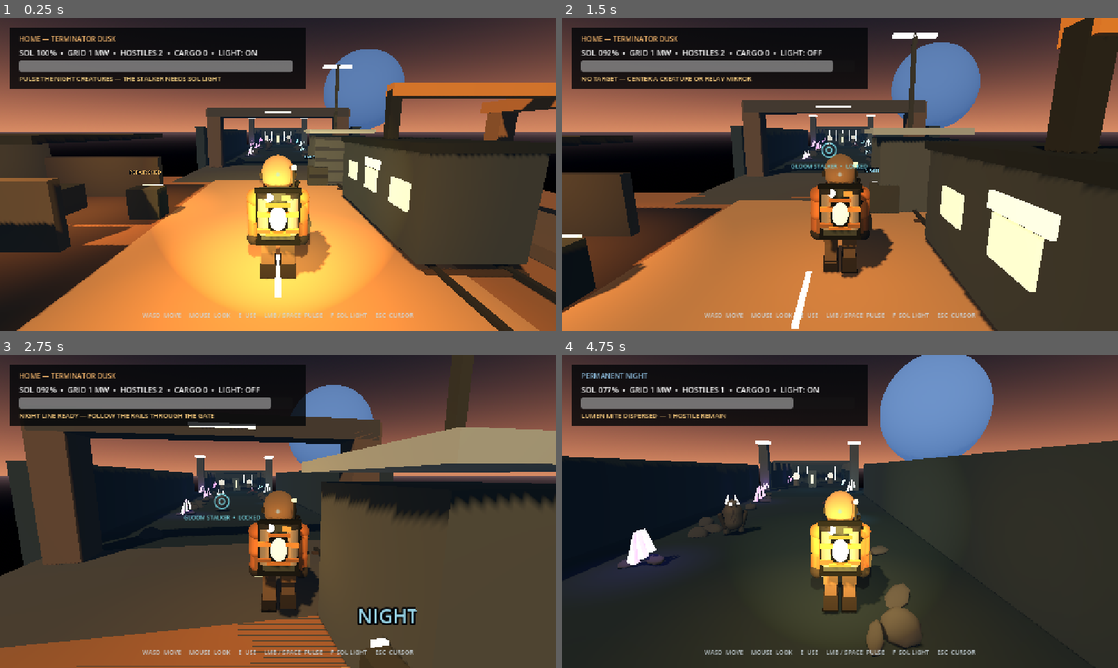
Above: before the commit, frames 1-4 (two rows, left to right).
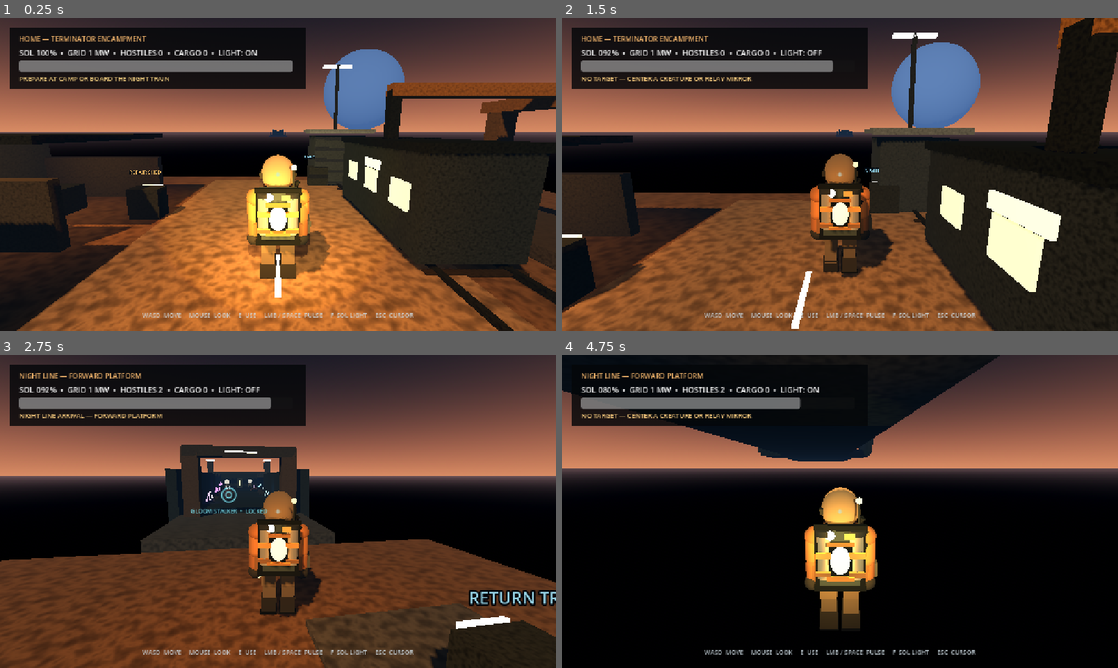
Above: after the commit, the same moments.

Repository: d-sparks/Lightkeeper
Game: Godot game, scene res://scenes/main.tscn
Two runs of this game, one before a commit and one after it. Both use one fixed random seed, a clock stepped at 60 frames per second and the inputs below.
Inputs (mouse positions are in pixels of both pictures, inside the frame that each line leads up to):
- Up to frame 1 (0.25 s): no input
- Up to frame 2 (1.5 s): tap Enter at 0.5 s; move the mouse to (867, 174) at 0.52 s; hold W from 0.53 s (still down); tap F at 0.6 s; click (867, 174) at 0.67 s; tap Space at 0.77 s; move the mouse to (812, 174) at 1.27 s; tap Q at 1.35 s
- Up to frame 3 (2.75 s): keep holding W; tap Space at 1.52 s; move the mouse to (289, 505) at 2.02 s; tap E at 2.1 s
- Up to frame 4 (4.75 s): keep holding W; move the mouse to (834, 517) at 2.77 s; tap F at 2.85 s; click (834, 517) at 2.92 s; tap Space at 3.02, 3.77, 4.52 s; move the mouse to (878, 514) at 3.52 s; tap Q at 3.6 s; move the mouse to (795, 508) at 4.27 s; tap E at 4.35 s

The runs differ from the first frame. In frame 1, 51% of the frame differs, in the area x 0-100%, y 5-100%; in frame 2, 46%; in frame 3, 49%; in frame 4, 74%, in the area x 0-100%, y 0-100%.

Commit message:
Separate and texture the home encampment

Diff:
--- a/scripts/main.gd
+++ b/scripts/main.gd
@@ -37,18 +37,35 @@
 var _deployed_harvester: Node3D
 var _harvester_deployed := false
 var _grid_output := 1
+var _home_root: Node3D
+var _expedition_root: Node3D
+var _build_parent: Node3D
+var _at_home := true
+var _surface_textures: Dictionary = {}
 
 
 func _ready() -> void:
 	_rng.seed = 74291
 	_build_environment()
+	_home_root = Node3D.new()
+	_home_root.name = "HomeArea"
+	add_child(_home_root)
+	_expedition_root = Node3D.new()
+	_expedition_root.name = "ExpeditionArea"
+	_expedition_root.position = Vector3(0, 0, -240)
+	add_child(_expedition_root)
+
+	_build_parent = _expedition_root
 	_build_world()
-	_build_encampment()
-	_spawn_keeper()
 	_build_puzzle()
-	_spawn_enemies()
 	_build_mineral()
 	_build_return_zone()
+	_build_expedition_station()
+	_build_parent = _home_root
+	_build_encampment()
+	_build_parent = null
+	_spawn_keeper()
+	_spawn_enemies()
 	_build_ui()
 	_build_touch_controls()
 
@@ -58,14 +75,20 @@
 		return
 	_event_message_time = maxf(0.0, _event_message_time - delta)
 	_objective_label.modulate = Color("e6c47a")
-	player.is_in_dark = player.global_position.z < DARK_THRESHOLD_Z
+	var expedition_position := _expedition_root.to_local(player.global_position)
+	player.is_in_dark = not _at_home and expedition_position.z < DARK_THRESHOLD_Z
 	_sol_bar.value = player.sol_charge
-	_zone_label.text = "PERMANENT NIGHT" if player.is_in_dark else "HOME — TERMINATOR DUSK"
+	if _at_home:
+		_zone_label.text = "HOME — TERMINATOR ENCAMPMENT"
+	elif player.is_in_dark:
+		_zone_label.text = "PERMANENT NIGHT"
+	else:
+		_zone_label.text = "NIGHT LINE — FORWARD PLATFORM"
 	_zone_label.modulate = Color("8ab8d8") if player.is_in_dark else Color("f0b36b")
 	_status_label.text = "SOL %03d%%  •  GRID %d MW  •  HOSTILES %d  •  CARGO %d  •  LIGHT: %s" % [
 		int(player.sol_charge),
 		_grid_output,
-		_enemies_remaining,
+		0 if _at_home else _enemies_remaining,
 		mineral_count,
 		"ON" if player.flashlight_on else "OFF"
 	]
@@ -78,7 +101,9 @@
 		_objective_label.text = "RELAY SAMPLE SECURED — PROTOTYPE LOOP COMPLETE"
 		_objective_label.modulate = Color("90e0a7")
 	elif mineral_count > 0:
-		_objective_label.text = "SECURE THE NIGHTGLASS SAMPLE IN THE KEEPER HOUSE STASH"
+		_objective_label.text = "SECURE THE NIGHTGLASS SAMPLE IN THE KEEPER HOUSE STASH" if _at_home else "RETURN TO THE TRAIN WITH THE NIGHTGLASS SAMPLE"
+	elif _at_home:
+		_objective_label.text = "PREPARE AT CAMP OR BOARD THE NIGHT TRAIN"
 	elif _gate_open:
 		_objective_label.text = "THE RELAY VAULT IS OPEN — RECOVER THE NIGHTGLASS"
 	elif _mirrors_aligned_count() > 0:
@@ -133,15 +158,15 @@
 
 
 func _build_world() -> void:
-	_make_solid_box("DuskPlatform", Vector3(0, -0.5, 7), Vector3(30, 1, 24), Color("66513c"))
-	_make_solid_box("Threshold", Vector3(0, -0.5, -7), Vector3(14, 1, 8), Color("394044"))
-	_make_solid_box("DarkRoad", Vector3(0, -0.5, -26), Vector3(14, 1, 30), Color("1d2932"))
-	_make_solid_box("RelayFloor", Vector3(0, -0.5, -45), Vector3(18, 1, 12), Color("18252e"))
-	_make_solid_box("MirrorGalleryFloor", Vector3(0, -0.5, -62), Vector3(14, 1, 22), Color("17212b"))
-	_make_solid_box("RelayVaultFloor", Vector3(0, -0.5, -72), Vector3(12, 1, 8), Color("101b24"))
-
-	_make_solid_box("RoadWallLeft", Vector3(-7.4, 1.6, -26), Vector3(0.8, 4.2, 31), Color("26333d"))
-	_make_solid_box("RoadWallRight", Vector3(7.4, 1.6, -26), Vector3(0.8, 4.2, 31), Color("26333d"))
+	_make_solid_box("DuskPlatform", Vector3(0, -0.5, 7), Vector3(18, 1, 16), Color("66513c"), "ground")
+	_make_solid_box("Threshold", Vector3(0, -0.5, -7), Vector3(10, 1, 8), Color("394044"), "ground")
+	_make_solid_box("DarkRoad", Vector3(0, -0.5, -26), Vector3(10, 1, 30), Color("1d2932"), "ground")
+	_make_solid_box("RelayFloor", Vector3(0, -0.5, -45), Vector3(18, 1, 12), Color("18252e"), "ground")
+	_make_solid_box("MirrorGalleryFloor", Vector3(0, -0.5, -62), Vector3(14, 1, 22), Color("17212b"), "ground")
+	_make_solid_box("RelayVaultFloor", Vector3(0, -0.5, -72), Vector3(12, 1, 8), Color("101b24"), "ground")
+
+	_make_solid_box("RoadWallLeft", Vector3(-5.4, 1.6, -26), Vector3(0.8, 4.2, 31), Color("26333d"))
+	_make_solid_box("RoadWallRight", Vector3(5.4, 1.6, -26), Vector3(0.8, 4.2, 31), Color("26333d"))
 	_make_solid_box("RelayWallLeft", Vector3(-9, 1.6, -45), Vector3(0.8, 4.2, 12), Color("202b35"))
 	_make_solid_box("RelayWallRight", Vector3(9, 1.6, -45), Vector3(0.8, 4.2, 12), Color("202b35"))
 	_make_solid_box("GalleryWallLeft", Vector3(-7, 1.8, -62), Vector3(0.8, 4.8, 22), Color("1b2833"))
@@ -155,9 +180,9 @@
 		_make_visual_box(Vector3(0, 4.25, arch_z), Vector3(12.8, 0.35, 0.65), Color("303b43"))
 
 	# Monumental relay gate at the edge of permanent night.
-	_make_solid_box("ThresholdLeft", Vector3(-5.8, 2.4, -10.2), Vector3(1.2, 5.8, 1.4), Color("494642"))
-	_make_solid_box("ThresholdRight", Vector3(5.8, 2.4, -10.2), Vector3(1.2, 5.8, 1.4), Color("494642"))
-	_make_visual_box(Vector3(0, 5.0, -10.2), Vector3(12.6, 0.8, 1.4), Color("383d40"))
+	_make_solid_box("ThresholdLeft", Vector3(-3.8, 2.4, -10.2), Vector3(1.2, 5.8, 1.4), Color("494642"))
+	_make_solid_box("ThresholdRight", Vector3(3.8, 2.4, -10.2), Vector3(1.2, 5.8, 1.4), Color("494642"))
+	_make_visual_box(Vector3(0, 5.0, -10.2), Vector3(8.6, 0.8, 1.4), Color("383d40"))
 	_make_visual_box(Vector3(0, 4.95, -9.45), Vector3(2.4, 0.15, 0.12), Color("f3a957"), true)
 
 	# Lighthouse infrastructure silhouettes.
@@ -193,16 +218,17 @@
 	relay_light.light_color = Color("6fa5c5")
 	relay_light.light_energy = 1.4
 	relay_light.omni_range = 10.0
-	add_child(relay_light)
+	_current_build_parent().add_child(relay_light)
 
 
 func _build_encampment() -> void:
 	var camp := Node3D.new()
 	camp.name = "StartingEncampment"
-	add_child(camp)
+	_current_build_parent().add_child(camp)
 
 	# A broad central service lane makes the stations readable from the spawn point.
-	_make_child_box(camp, Vector3(0, 0.025, 7), Vector3(8.5, 0.05, 21.0), Color("7b6b55"))
+	_make_solid_box_child(camp, "CampGround", Vector3(0, -0.5, 7), Vector3(30, 1, 24), Color("66513c"), "ground")
+	_make_child_box(camp, Vector3(0, 0.025, 7), Vector3(8.5, 0.05, 21.0), Color("7b6b55"), false, "ground")
 	for marker_z in [-1.0, 3.0, 7.0, 11.0, 15.0]:
 		_make_child_box(camp, Vector3(0, 0.06, marker_z), Vector3(0.13, 0.03, 1.6), Color("d09a52"), true)
 
@@ -388,7 +414,7 @@
 	collision.shape = capsule
 	collision.position = Vector3(0, 1.35, 0)
 	player.add_child(collision)
-	add_child(player)
+	_home_root.add_child(player)
 	player.pulse_fired.connect(_on_pulse_fired)
 	player.interact_pressed.connect(_use_nearby_station)
 
@@ -399,14 +425,14 @@
 	stalker.configure(player, NightEnemy.Behavior.GLOOM_STALKER)
 	stalker.position = Vector3(-1.7, 0.05, -30.0)
 	stalker.defeated.connect(_on_enemy_defeated)
-	add_child(stalker)
+	_expedition_root.add_child(stalker)
 
 	var mite: NightEnemy = NightEnemyScript.new()
 	mite.name = "LumenMite"
 	mite.configure(player, NightEnemy.Behavior.LUMEN_MITE)
 	mite.position = Vector3(3.2, 0.05, -47.0)
 	mite.defeated.connect(_on_enemy_defeated)
-	add_child(mite)
+	_expedition_root.add_child(mite)
 
 
 func _build_puzzle() -> void:
@@ -418,7 +444,7 @@
 	mirror_one.name = "WestRelayMirror"
 	mirror_one.position = Vector3(-3.4, 0.0, -57.0)
 	mirror_one.alignment_changed.connect(_on_mirror_alignment_changed)
-	add_child(mirror_one)
+	_current_build_parent().add_child(mirror_one)
 	_mirrors.append(mirror_one)
 
 	var mirror_two: RelayMirror = RelayMirrorScript.new()
@@ -426,7 +452,7 @@
 	mirror_two.position = Vector3(3.2, 0.0, -63.0)
 	mirror_two.rotation_degrees.y = 180.0
 	mirror_two.alignment_changed.connect(_on_mirror_alignment_changed)
-	add_child(mirror_two)
+	_current_build_parent().add_child(mirror_two)
 	_mirrors.append(mirror_two)
 
 	_make_visual_box(Vector3(0, 1.4, -52.0), Vector3(1.4, 2.8, 0.8), Color("3b4b52"))
@@ -640,7 +666,28 @@
 		"solar":
 			_activate_solar_construction()
 		"dispatch":
-			_show_event("NIGHT LINE READY — FOLLOW THE RAILS THROUGH THE GATE")
+			_travel_to_expedition()
+		"return_train":
+			_travel_home()
+
+
+func _travel_to_expedition() -> void:
+	_at_home = false
+	player.reparent(_expedition_root, false)
+	player.position = Vector3(0, 0.05, 7)
+	player.velocity = Vector3.ZERO
+	_show_event("NIGHT LINE ARRIVAL — FORWARD PLATFORM")
+
+
+func _travel_home() -> void:
+	_at_home = true
+	player.reparent(_home_root, false)
+	player.position = Vector3(0, 0.05, 7)
+	player.velocity = Vector3.ZERO
+	if mineral_count > 0:
+		_show_event("CARGO HOME — SECURE IT IN THE KEEPER HOUSE STASH")
+	else:
+		_show_event("TERMINATOR CAMP — KEEPER RETURNED")
 
 
 func _activate_solar_construction() -> void:
@@ -678,7 +725,7 @@
 	mesh_node.mesh = mesh
 	_mineral.add_child(mesh_node)
 	_mineral.body_entered.connect(_on_mineral_collected)
-	add_child(_mineral)
+	_current_build_parent().add_child(_mineral)
 
 
 func _build_return_zone() -> void:
@@ -691,7 +738,15 @@
 	shape_node.shape = shape
 	return_zone.add_child(shape_node)
 	return_zone.body_entered.connect(_on_return_zone_entered)
-	add_child(return_zone)
+	_current_build_parent().add_child(return_zone)
+
+
+func _build_expedition_station() -> void:
+	var platform := Node3D.new()
+	platform.name = "ReturnPlatform"
+	_current_build_parent().add_child(platform)
+	_make_child_box(platform, Vector3(3.0, 0.06, 7.0), Vector3(3.8, 0.12, 4.8), Color("4b4c48"), false, "ground")
+	_add_home_station(platform, "return_train", "RETURN TRAIN", "TRAVEL TO TERMINATOR CAMP", Vector3(3.0, 0, 7.0), Color("78b7d1"))
 
 
 func _on_mineral_collected(body: Node3D) -> void:
@@ -705,7 +760,7 @@
 	if body != player:
 		return
 	if mineral_count > 0 and not extracted:
-		_show_event("CARGO HOME — SECURE IT IN THE KEEPER HOUSE STASH")
+		_show_event("CARGO AT FORWARD PLATFORM — USE THE RETURN TRAIN")
 
 
 func _build_ui() -> void:
@@ -814,7 +869,11 @@
 	return DisplayServer.is_touchscreen_available() or OS.has_feature("web_android") or OS.has_feature("web_ios")
 
 
-func _make_solid_box(node_name: String, at: Vector3, size: Vector3, color: Color) -> StaticBody3D:
+func _current_build_parent() -> Node3D:
+	return _build_parent if is_instance_valid(_build_parent) else self
+
+
+func _make_solid_box(node_name: String, at: Vector3, size: Vector3, color: Color, surface_kind := "metal") -> StaticBody3D:
 	var body := StaticBody3D.new()
 	body.name = node_name
 	body.position = at
@@ -826,14 +885,14 @@
 	var mesh_node := MeshInstance3D.new()
 	var mesh := BoxMesh.new()
 	mesh.size = size
-	mesh.material = _make_material(color, false)
+	mesh.material = _make_material(color, false, surface_kind)
 	mesh_node.mesh = mesh
 	body.add_child(mesh_node)
-	add_child(body)
+	_current_build_parent().add_child(body)
 	return body
 
 
-func _make_solid_box_child(parent: Node3D, node_name: String, at: Vector3, size: Vector3, color: Color) -> StaticBody3D:
+func _make_solid_box_child(parent: Node3D, node_name: String, at: Vector3, size: Vector3, color: Color, surface_kind := "metal") -> StaticBody3D:
 	var body := StaticBody3D.new()
 	body.name = node_name
 	body.position = at
@@ -845,29 +904,29 @@
 	var mesh_node := MeshInstance3D.new()
 	var mesh := BoxMesh.new()
 	mesh.size = size
-	mesh.material = _make_material(color, false)
+	mesh.material = _make_material(color, false, surface_kind)
 	mesh_node.mesh = mesh
 	body.add_child(mesh_node)
 	parent.add_child(body)
 	return body
 
 
-func _make_visual_box(at: Vector3, size: Vector3, color: Color, emissive := false) -> MeshInstance3D:
+func _make_visual_box(at: Vector3, size: Vector3, color: Color, emissive := false, surface_kind := "metal") -> MeshInstance3D:
 	var mesh_node := MeshInstance3D.new()
 	var mesh := BoxMesh.new()
 	mesh.size = size
-	mesh.material = _make_material(color, emissive)
+	mesh.material = _make_material(color, emissive, surface_kind)
 	mesh_node.mesh = mesh
 	mesh_node.position = at
-	add_child(mesh_node)
+	_current_build_parent().add_child(mesh_node)
 	return mesh_node
 
 
-func _make_child_box(parent: Node3D, at: Vector3, size: Vector3, color: Color, emissive := false) -> MeshInstance3D:
+func _make_child_box(parent: Node3D, at: Vector3, size: Vector3, color: Color, emissive := false, surface_kind := "metal") -> MeshInstance3D:
 	var mesh_node := MeshInstance3D.new()
 	var mesh := BoxMesh.new()
 	mesh.size = size
-	mesh.material = _make_material(color, emissive)
+	mesh.material = _make_material(color, emissive, surface_kind)
 	mesh_node.mesh = mesh
 	mesh_node.position = at
 	parent.add_child(mesh_node)
@@ -900,7 +959,7 @@
 	mesh_node.position = at
 	mesh_node.scale = scale_value
 	mesh_node.rotation_degrees = Vector3(_rng.randf_range(-16, 16), _rng.randf_range(0, 180), _rng.randf_range(-12, 12))
-	add_child(mesh_node)
+	_current_build_parent().add_child(mesh_node)
 
 
 func _make_crystal(at: Vector3, color: Color, scale_value: float) -> void:
@@ -912,13 +971,13 @@
 		crystal.mesh = mesh
 		crystal.position = at + Vector3((i - 1) * 0.3 * scale_value, i * 0.12, 0)
 		crystal.rotation_degrees.z = (i - 1) * 13.0
-		add_child(crystal)
+		_current_build_parent().add_child(crystal)
 	var glow := OmniLight3D.new()
 	glow.position = at + Vector3(0, 0.5, 0)
 	glow.light_color = color
 	glow.light_energy = 1.1
 	glow.omni_range = 4.0 * scale_value
-	add_child(glow)
+	_current_build_parent().add_child(glow)
 
 
 func _make_energy_beam(start: Vector3, end: Vector3, color: Color) -> MeshInstance3D:
@@ -931,7 +990,7 @@
 	mesh.material = _make_material(color, true)
 	beam.mesh = mesh
 	beam.position = (start + end) * 0.5
-	add_child(beam)
+	_current_build_parent().add_child(beam)
 	beam.look_at(end, Vector3.UP)
 	beam.rotate_object_local(Vector3.RIGHT, PI * 0.5)
 	return beam
@@ -944,7 +1003,7 @@
 	tween.tween_callback(trace.queue_free)
 
 
-func _make_material(color: Color, emissive: bool) -> StandardMaterial3D:
+func _make_material(color: Color, emissive: bool, surface_kind := "metal") -> StandardMaterial3D:
 	var material := StandardMaterial3D.new()
 	material.albedo_color = color
 	material.roughness = 0.88
@@ -954,4 +1013,34 @@
 		material.emission_enabled = true
 		material.emission = color
 		material.emission_energy_multiplier = 2.5
+	else:
+		material.albedo_texture = _surface_texture(surface_kind)
+		material.uv1_triplanar = true
+		material.uv1_world_triplanar = true
+		material.uv1_scale = Vector3(0.55, 0.55, 0.55) if surface_kind == "ground" else Vector3(1.15, 1.15, 1.15)
 	return material
+
+
+func _surface_texture(surface_kind: String) -> Texture2D:
+	if _surface_textures.has(surface_kind):
+		return _surface_textures[surface_kind] as Texture2D
+	var noise := FastNoiseLite.new()
+	noise.seed = 1947 if surface_kind == "ground" else 6113
+	noise.noise_type = FastNoiseLite.TYPE_SIMPLEX_SMOOTH
+	noise.frequency = 0.035 if surface_kind == "ground" else 0.085
+	noise.fractal_octaves = 4 if surface_kind == "ground" else 2
+	var ramp := Gradient.new()
+	if surface_kind == "ground":
+		ramp.offsets = PackedFloat32Array([0.0, 0.42, 0.7, 1.0])
+		ramp.colors = PackedColorArray([Color("777777"), Color("a4a4a4"), Color("d0d0d0"), Color("8b8b8b")])
+	else:
+		ramp.offsets = PackedFloat32Array([0.0, 0.38, 0.72, 1.0])
+		ramp.colors = PackedColorArray([Color("686868"), Color("929292"), Color("bababa"), Color("747474")])
+	var texture := NoiseTexture2D.new()
+	texture.width = 128
+	texture.height = 128
+	texture.seamless = true
+	texture.noise = noise
+	texture.color_ramp = ramp
+	_surface_textures[surface_kind] = texture
+	return texture
--- a/tests/gameplay_smoke.gd
+++ b/tests/gameplay_smoke.gd
@@ -13,14 +13,21 @@
 	await process_frame
 	await physics_frame
 
-	var keeper := game.get_node_or_null("Keeper") as Keeper
+	var keeper := game.find_child("Keeper", true, false) as Keeper
 	_assert(keeper != null, "Keeper must spawn")
-	_assert(game.get_node_or_null("GloomStalker") != null, "Gloom Stalker must spawn")
-	_assert(game.get_node_or_null("LumenMite") != null, "Lumen Mite must spawn")
-	_assert(game.get_node_or_null("WestRelayMirror") != null, "first relay mirror must spawn")
-	_assert(game.get_node_or_null("EastRelayMirror") != null, "second relay mirror must spawn")
-	_assert(game.get_node_or_null("RelayVaultGate") != null, "relay vault gate must spawn")
-	var camp := game.get_node_or_null("StartingEncampment")
+	var home := game.get_node_or_null("HomeArea") as Node3D
+	var expedition := game.get_node_or_null("ExpeditionArea") as Node3D
+	_assert(home != null and expedition != null, "home and expedition must be separate areas")
+	var stalker := game.find_child("GloomStalker", true, false) as NightEnemy
+	var mite := game.find_child("LumenMite", true, false) as NightEnemy
+	_assert(stalker != null, "Gloom Stalker must spawn")
+	_assert(mite != null, "Lumen Mite must spawn")
+	_assert(stalker.get_parent() == expedition and mite.get_parent() == expedition, "all enemies must remain in the expedition area")
+	_assert(keeper.get_parent() == home and keeper.global_position.distance_to(stalker.global_position) > 100.0, "the Keeper must begin in an enemy-free home area")
+	_assert(game.find_child("WestRelayMirror", true, false) != null, "first relay mirror must spawn")
+	_assert(game.find_child("EastRelayMirror", true, false) != null, "second relay mirror must spawn")
+	_assert(game.find_child("RelayVaultGate", true, false) != null, "relay vault gate must spawn")
+	var camp := game.find_child("StartingEncampment", true, false)
 	_assert(camp != null, "starting encampment must spawn")
 	_assert(camp.get_node_or_null("KeeperHouse") != null, "Keeper House must spawn")
 	_assert(camp.get_node_or_null("RepairBay") != null, "repair bay must spawn")
@@ -28,7 +35,15 @@
 	_assert(camp.get_node_or_null("SolarOperations") != null, "solar operations must spawn")
 	_assert(camp.get_node_or_null("ConstructionGantry") != null, "construction gantry must spawn")
 	_assert(camp.get_node_or_null("NightTrain") != null, "night train must spawn")
-	_assert(get_nodes_in_group("home_stations").size() == 5, "five usable home stations must register")
+	_assert(get_nodes_in_group("home_stations").size() == 6, "five camp stations and the expedition return station must register")
+	var camp_ground := camp.get_node("CampGround") as StaticBody3D
+	var ground_mesh := camp_ground.get_child(1) as MeshInstance3D
+	var ground_material := ground_mesh.mesh.material as StandardMaterial3D
+	_assert(ground_material.albedo_texture != null, "camp terrain must use a procedural ground texture")
+	var house_body := camp.get_node("KeeperHouse/HouseBody") as StaticBody3D
+	var house_mesh := house_body.get_child(1) as MeshInstance3D
+	var house_material := house_mesh.mesh.material as StandardMaterial3D
+	_assert(house_material.albedo_texture != null, "camp buildings must use a procedural metal texture")
 
 	var repair_station := _station_by_id("repair")
 	keeper.sol_charge = 17.0
@@ -56,6 +71,11 @@
 	_assert(game.find_child("InteractionPrompt", true, false) != null, "station interaction prompt must exist")
 	var touch_controls := game.find_child("TouchControls", true, false)
 	_assert(touch_controls != null and touch_controls.has_signal("use_pressed"), "mobile controls must expose a use action")
+	var dispatch_station := _station_by_id("dispatch")
+	keeper.global_position = dispatch_station.global_position
+	game.call("_update_home_station")
+	game.call("_use_nearby_station")
+	_assert(not bool(game.get("_at_home")) and keeper.get_parent() == expedition, "night dispatch must carry the Keeper to the expedition area")
 
 	var starting_sol := keeper.sol_charge
 	keeper.try_pulse_attack()
@@ -64,13 +84,12 @@
 	keeper.apply_mobile_look(Vector2(10000.0, 0.0))
 	_assert(absf(angle_difference(starting_yaw, keeper.rotation.y)) <= 0.257, "mobile look spikes must be capped")
 
-	var stalker := game.get_node("GloomStalker") as NightEnemy
 	var stalker_health := stalker.health
 	_assert(not stalker.receive_pulse(1, false), "Gloom Stalker must resist pulses outside the sol beam")
 	_assert(stalker.health == stalker_health, "a resisted pulse must not damage the Gloom Stalker")
 	_assert(stalker.receive_pulse(1, true), "Gloom Stalker must take damage while illuminated")
 	_assert(stalker.health == stalker_health - 1, "an illuminated pulse must damage the Gloom Stalker")
-	keeper.global_position = Vector3(0.0, 0.05, -20.0)
+	keeper.global_position = expedition.to_global(Vector3(0.0, 0.05, -20.0))
 	keeper.rotation.y = 0.0
 	await physics_frame
 	var auto_target := game.call("_find_best_pulse_target") as Node3D
@@ -80,16 +99,15 @@
 	game.call("_on_pulse_fired", keeper.get_aim_origin(), keeper.get_aim_direction())
 	_assert(stalker.health == health_before_auto_aim - 1, "a pulse must damage the selected soft target")
 
-	var mite := game.get_node("LumenMite") as NightEnemy
 	var mite_health := mite.health
 	_assert(mite.receive_pulse(1, false), "Lumen Mite must remain vulnerable outside the beam")
 	_assert(mite.health == mite_health - 1, "a pulse must damage the Lumen Mite")
 
-	var mirror := game.get_node("WestRelayMirror") as RelayMirror
+	var mirror := game.find_child("WestRelayMirror", true, false) as RelayMirror
 	_assert(not mirror.receive_pulse(1, false), "mirror must reject an unlit pulse")
 	_assert(mirror.receive_pulse(1, true), "mirror must accept an illuminated pulse")
 	_assert(mirror.aligned, "accepted pulse must align the mirror")
-	var second_mirror := game.get_node("EastRelayMirror") as RelayMirror
+	var second_mirror := game.find_child("EastRelayMirror", true, false) as RelayMirror
 	_assert(second_mirror.receive_pulse(1, true), "second illuminated mirror must align")
 	_assert(bool(game.get("_gate_open")), "aligning both mirrors must unseal the relay vault")
 
@@ -101,7 +119,12 @@
 	_assert(head.position.y >= 2.3 and head.scale.x <= 0.72, "Keeper must use a smaller head on a taller frame")
 	_assert(absf(shoulder.position.x) <= 0.5, "Keeper shoulders must retain natural humanoid width")
 	_assert(game.find_child("PulseTargetIndicator", true, false) != null, "target lock indicator must exist")
-	print("Gameplay smoke passed: home stations, construction, proportions, combat, puzzle, and mobile controls are present.")
+	var return_station := _station_by_id("return_train")
+	keeper.global_position = return_station.global_position
+	game.call("_update_home_station")
+	game.call("_use_nearby_station")
+	_assert(bool(game.get("_at_home")) and keeper.get_parent() == home, "return train must carry the Keeper back to camp")
+	print("Gameplay smoke passed: separate textured home, train travel, construction, combat, puzzle, and mobile controls are present.")
 	quit(0)
 
 
Not shown, changed: README.md
